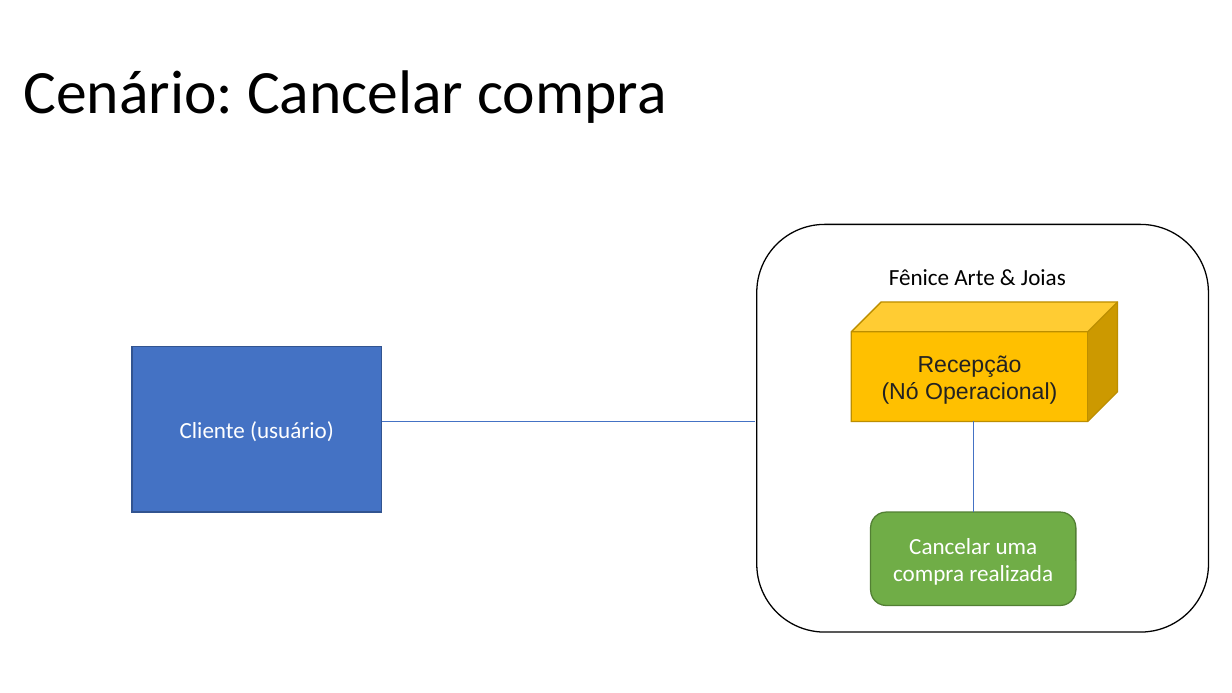
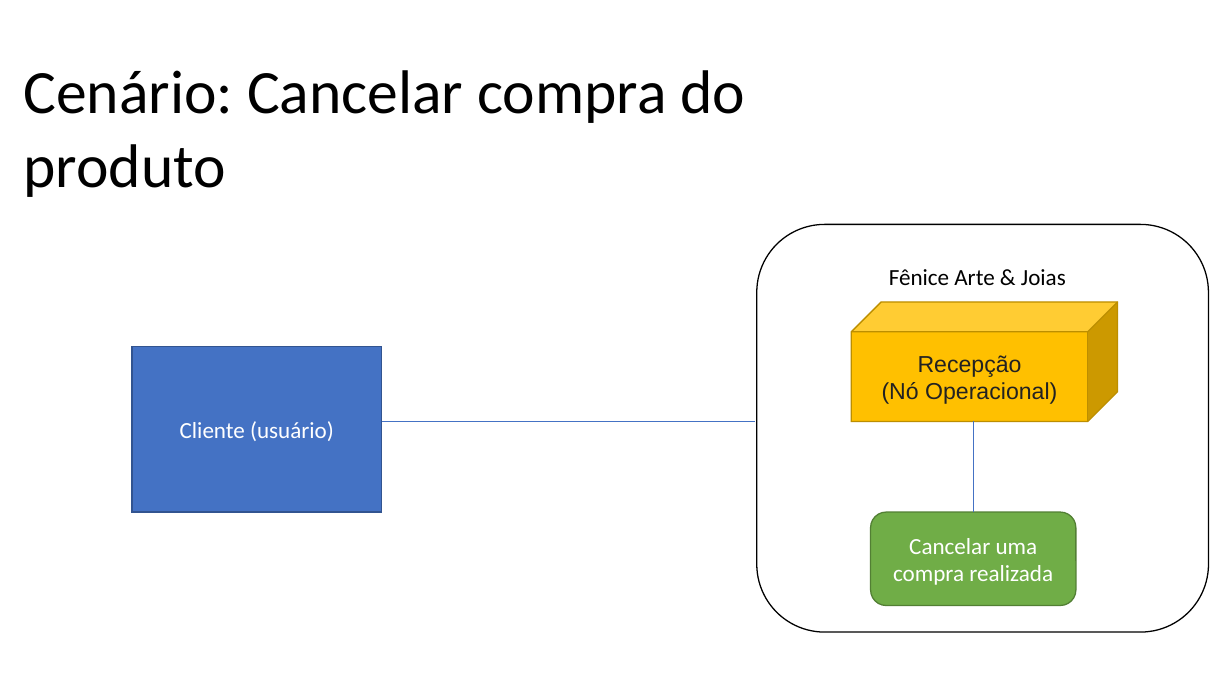
Before and after one commit to brendonimpacta/OPE_RequestSolved, a slide deck: slide 3 of 15. Arquitetura de Negócio para cada Cenário.pptx. Drawn at 1232x693 pixels with LibreOffice and Linux fonts; fonts in the diff are those of the drawing. Boxes give left, top, right and bottom in pixels: in the first picture for what was removed or moved away, otherwise in the second. Text is boxed around its words. In the diff, an @@ line names an element or a change of style, - is before the commit and + after.

```diff
--- a/15. Arquitetura de Negócio para cada Cenário.pptx
+++ b/15. Arquitetura de Negócio para cada Cenário.pptx
@@ text at (x1=23, y1=70, x2=745, y2=197): text changed @@
-Cenário: Cancelar compra
+Cenário: Cancelar compra do produto
```
Also in this commit, not shown: 6 other slides changed.
